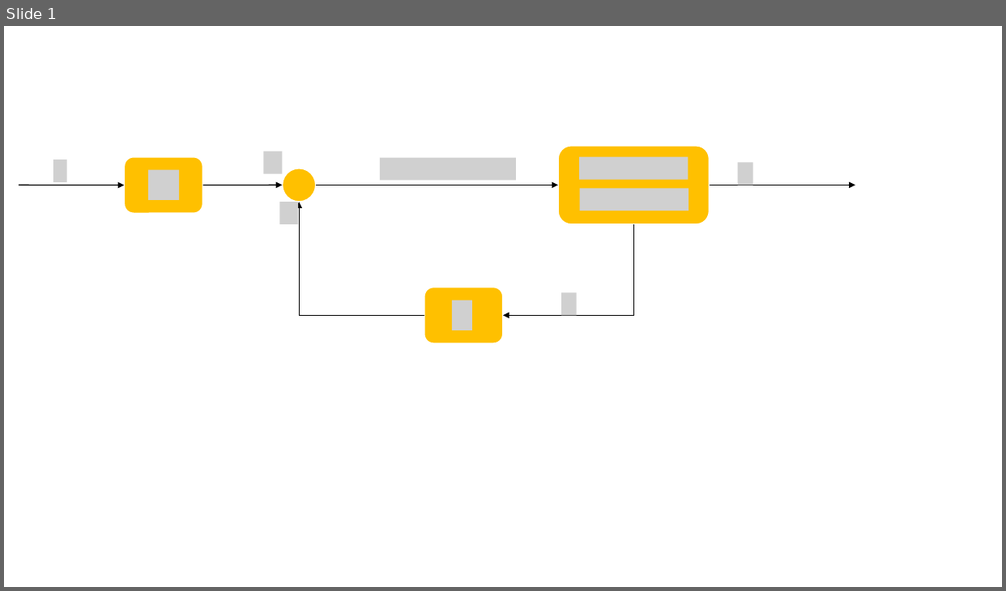
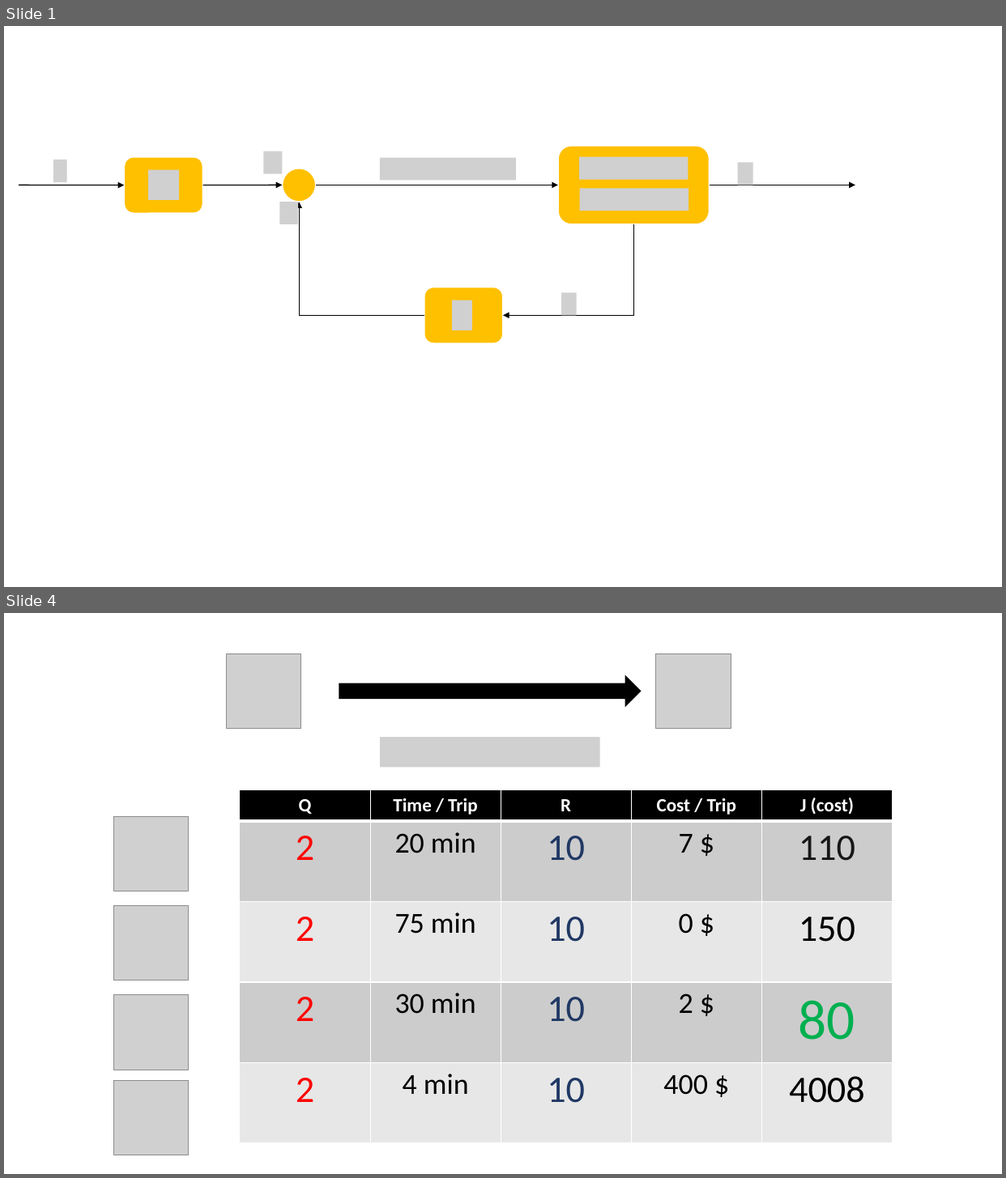
Before and after one commit to kimsooyoung/robotics_python, a slide deck: geogebra/linear_control.pptx. Shown one above the other, each under a label of ours: slide 1 before the commit, slides 1 and 4 after it; the slides between them are not shown. The pictures are 1006x591 and 1006x1178 pixels, drawn with LibreOffice and Linux fonts; fonts in the diff are those of the drawing; grey boxes stand for pictures. Boxes give left, top, right and bottom in pixels: in the first picture for what was removed or moved away, otherwise in the second. Text is boxed around its words. In the diff, an @@ line names an element or a change of style, - is before the commit and + after.

```diff
--- a/geogebra/linear_control.pptx
+++ b/geogebra/linear_control.pptx
@@ slide 4 added at bbox=[4, 613, 1002, 1174], background #FFFFFF @@
@@ picture added at bbox=[226, 653, 301, 728] @@
@@ picture added at bbox=[656, 653, 731, 728] @@
@@ right arrow added at bbox=[339, 677, 641, 706], fill #000000, outline #000000 1 pt @@
@@ picture added at bbox=[380, 737, 600, 767] @@
@@ table added at bbox=[240, 790, 891, 1143], 5 rows, 5 columns @@
+Q | Time / Trip | R | Cost / Trip | J (cost)
+2 | 20 min | 10 | 7 $ | 110
+2 | 75 min | 10 | 0 $ | 150
+2 | 30 min | 10 | 2 $ | 80
+2 | 4 min | 10 | 400 $ | 4008
@@ picture added at bbox=[113, 816, 188, 892] @@
@@ picture added at bbox=[113, 905, 188, 981] @@
@@ picture added at bbox=[113, 995, 188, 1071] @@
@@ picture added at bbox=[113, 1081, 188, 1156] @@
```
Also in this commit, not shown: 2 other slides added, 3 other files.
